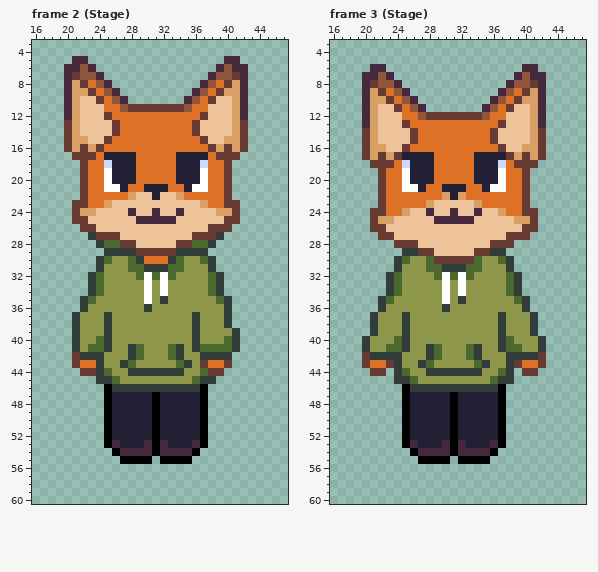
Pixel-art file -- sprites/new_sprites/fox.aseprite. This is how it looked before the edit.
64x64 pixels, 5 frames. Shown: frame 2 (Stage): x 16..47, y 3..60; frame 3 (Stage): x 16..47, y 3..60. The commit also changed other frames, which this record leaves out.
The result:
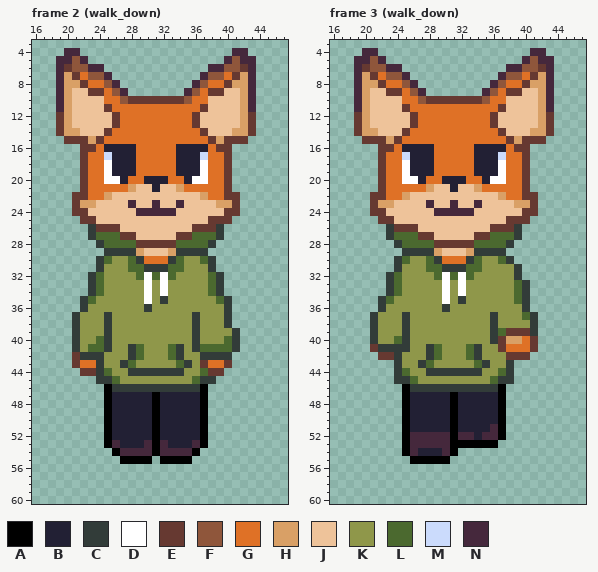
Palette (. is transparent): A #000000  B #222034  C #323c39  D #ffffff  E #663931  F #8f563b  G #df7126  H #d9a066  J #eec39a  K #8f974a  L #4b692f  M #cbdbfc  N #45283c
Change:
--- frame 2 (walk_down), layers "Emotions", "Face"
@@ x 16..47 @@
  3 ................................
- 4 ................................
- 5 .....NN.................NN......
- 6 ....NNFN...............NFNN.....
- 7 ....NEFFN.............NFFEN.....
- 8 ....NHEGFN...........NFGEHN.....
- 9 ....NHHEGFN.........NFGEHHN.....
-10 ....NHJJEGFN.......NFGEJJHN.....
-11 ....NHJJJGGFEEEEEEEFGGJJJHN.....
-12 ....NHJJJEGGGGGGGGGGGEJJJHN.....
-13 ....EHJJJJEGGGGGGGGGEJJJJHE.....
-14 ....EHJJJJEGGGGGGGGGEJJJJHE.....
-15 ....EHHJJEGGGGGGGGGGGEJJHHE.....
-16 ....EHEHEGGGGGGGGGGGGGEHEHE.....
-17 .....EEEGBBBBGGGGGBBBBGEEE......
-18 ......EGGMBBBGGGGGBBBMGGE.......
+ 4 ....NN...................NN.....
+ 5 ...NNFN.................NFNN....
+ 6 ...NEFFNN.............NNFFEN....
+ 7 ...NHEGFFN...........NFFGEHN....
+ 8 ...NHHEGGFN.........NFGGEHHN....
+ 9 ...NHJJEEGFN.......NFGEEJJHN....
+10 ...NHJJJJGGFEEEEEEEFGGJJJJHN....
+11 ...NHJJJJEGGGGGGGGGGGEJJJJHN....
+12 ...EHJJJJJEGGGGGGGGGEJJJJJHE....
+13 ...EHJJJJJEGGGGGGGGGEJJJJJHE....
+14 ...EHHJJJEGGGGGGGGGGGEJJJHHE....
+15 ....EEEHEGGGGGGGGGGGGGEHEEE.....
+16 ......EEGBBBBGGGGGBBBBGEE.......
+17 ......EGGMBBBGGGGGBBBMGGE.......
+18 ......EGGDBBBGGGGGBBBDGGE.......
 19 ......EGGDBBBGGGGGBBBDGGE.......
-20 ......EGGDBBBGGGGGBBBDGGE.......
-21 ......EGGDDBGGBBBGGBDDGGE.......
-22 ......EGGGGGHJJBJJHGGGGGE.......
-23 .....EEGGHJJJJJJJJJJJHGGEE......
-24 .....EHHJJJJNJJNJJNJJJJHHE......
-25 .....EEJJJJJJNNNNNJJJJJJEE......
-26 ......EEJJJJJJJJJJJJJJEEE.......
-27 .......CEEEJJJJJJJJJEEEC........
-28 ........CLLEEJJJJJEELLC.........
-29 .........CCCCEEEEECCCC..........
+20 ......EGGDDBGGBBBGGBDDGGE.......
+21 ......EGGGGGHJJBJJHGGGGGE.......
+22 .....EEGGHJJJJJJJJJJJHGGEE......
+23 .....EHHJJJJNJJNJJNJJJJHHE......
+24 .....EEJJJJJJNNNNNJJJJJJEE......
+25 ......EEJJJJJJJJJJJJJJEEE.......
+26 .......CEEEJJJJJJJJJEEEC........
+27 .......CLLLEEJJJJJEELLLC........
+28 ........CLLLLEEEEELLLLC.........
+29 .........CCCCHJJJHCCCC..........
 30 ........CLKKLCGGGCLKKLC.........
--- frame 3 (walk_down)
@@ x 16..47 @@
  3 ................................
- 4 ................................
- 5 ................................
- 6 .....NN.................NN......
- 7 ....NNFN...............NFNN.....
- 8 ....NEFFN.............NFFEN.....
- 9 ....NHEGFN...........NFGEHN.....
-10 ....NHHEGFN.........NFGEHHN.....
-11 ....NHJJEGFN.......NFGEJJHN.....
-12 ....NHJJJGGFEEEEEEEFGGJJJHN.....
-13 ....NHJJJEGGGGGGGGGGGEJJJHN.....
-14 ....EHJJJJEGGGGGGGGGEJJJJHE.....
-15 ....EHJJJJEGGGGGGGGGEJJJJHE.....
-16 ....EHHJJEGGGGGGGGGGGEJJHHE.....
-17 ....EHEHEBBBBGGGGGBBBBEHEHE.....
-18 .....EEEGMBBBGGGGGBBBMGEEE......
+ 4 ....NN...................NN.....
+ 5 ...NNFN.................NFNN....
+ 6 ...NEFFNN.............NNFFEN....
+ 7 ...NHEGFFN...........NFFGEHN....
+ 8 ...NHHEGGFN.........NFGGEHHN....
+ 9 ...NHJJEEGFN.......NFGEEJJHN....
+10 ...NHJJJJGGFEEEEEEEFGGJJJJHN....
+11 ...NHJJJJEGGGGGGGGGGGEJJJJHN....
+12 ...EHJJJJJEGGGGGGGGGEJJJJJHE....
+13 ...EHJJJJJEGGGGGGGGGEJJJJJHE....
+14 ...EHHJJJEGGGGGGGGGGGEJJJHHE....
+15 ....EEEHEGGGGGGGGGGGGGEHEEE.....
+16 ......EEGBBBBGGGGGBBBBGEE.......
+17 ......EGGMBBBGGGGGBBBMGGE.......
+18 ......EGGDBBBGGGGGBBBDGGE.......
 19 ......EGGDBBBGGGGGBBBDGGE.......
-20 ......EGGDBBBGGGGGBBBDGGE.......
-21 ......EGGDDBGGBBBGGBDDGGE.......
-22 ......EGGGGGGGHBHGGGGGGGE.......
-23 ......EGGGGGHJJJJJHGGGGGE.......
-24 .....EEGGHJJNJJNJJNJJHGGEE......
-25 .....EHHJJJJJNNNNNJJJJJHHE......
-26 .....EEJJJJJJJJJJJJJJJJJEE......
-27 ......EEJJJJJJJJJJJJJJEEE.......
-28 ........EEEJJJJJJJJJEEE.........
-29 .........CCEEJJJJJEECC..........
-30 ........CLKKLEEEEELKKLC.........
-31 ........CKKKLLCCCLLKKKC.........
-32 .......CLKKKKLDLDLKKKKLC........
-33 .......CLKKKKKDKDKKKKKLC........
-34 .......CLKKKKKDKDKKKKKLC........
+20 ......EGGDDBGGBBBGGBDDGGE.......
+21 ......EGGGGGHJJBJJHGGGGGE.......
+22 .....EEGGHJJJJJJJJJJJHGGEE......
+23 .....EHHJJJJNJJNJJNJJJJHHE......
+24 .....EEJJJJJJNNNNNJJJJJJEE......
+25 ......EEJJJJJJJJJJJJJJEEE.......
+26 .......CEEEJJJJJJJJJEEEC........
+27 .......CLLLEEJJJJJEELLLC........
+28 ........CLLLLEEEEELLLLC.........
+29 .........CCCCHJJJHCCCC..........
+30 ........CLKKLCGGGCLKKLC.........
+31 ........CKKKLLCCCLLKKKKC........
+32 .......CLKKKKLDLDLKKKKKC........
+33 .......CLKKKKKDKDKKKKKKLC.......
+34 .......CLKKKKKDKDKKKKKKLC.......
 35 ......CLKKKKKKDKCKKKKKKLC.......
 36 ......CKKKKKKKCKKKKKKKKKC.......
-37 .....CKKKCKKKKKKKKKKKCKKKC......
-38 .....CKKKCKKKKKKKKKKKCKKKC......
-39 .....CKKKCKKKKKKKKKKKCKKKC......
-40 ....CKKKLCKKKKKKKKKKKCLKKKC.....
-41 ....CKKLLCKKCLKKKLCKKCLLKKC.....
-42 ....ECCCCKKKCLKKKLCKKKCCCCE.....
-43 ....EGGECKKCLKKKKKLCKKCEGGE.....
-44 .....EE.CLKKCCCCCCCKKLC.EE......
+37 .....CKKKCKKKKKKKKKKCKKKLC......
+38 .....CKKKCKKKKKKKKKKCKKKKC......
+39 .....CKKKCKKKKKKKKKKCLEEEC......
+40 .....CKKLCKKKKKKKKKKCEHHGE......
+41 .....ECCCCKKCLKKKLCKKEGGGE......
+42 ......EECKKKCLKKKLCKKKEEE.......
+43 ........CKKCLKKKKKLCKKC.........
+44 ........CLKKCCCCCCCKKLC.........
 45 ........CCLKKKKKKKKKLCC.........
@@ x 23..39 @@
 50 ..ABBBBBABBBBBA..
-51 ..ABBBBBABBBBBA..
-52 ..ABBBBBABBBBBA..
-53 ..ANBBBNANBBBNA..
-54 ...ANNNNANNNNA...
-55 ....AAAA.AAAA....
+51 ..ABBBBBABBBBNA..
+52 ..ANNNNNANNBNNA..
+53 ..ANNNNNAAAAAA...
+54 ..ANBBBNA........
+55 ...AAAAA.........
 56 .................
